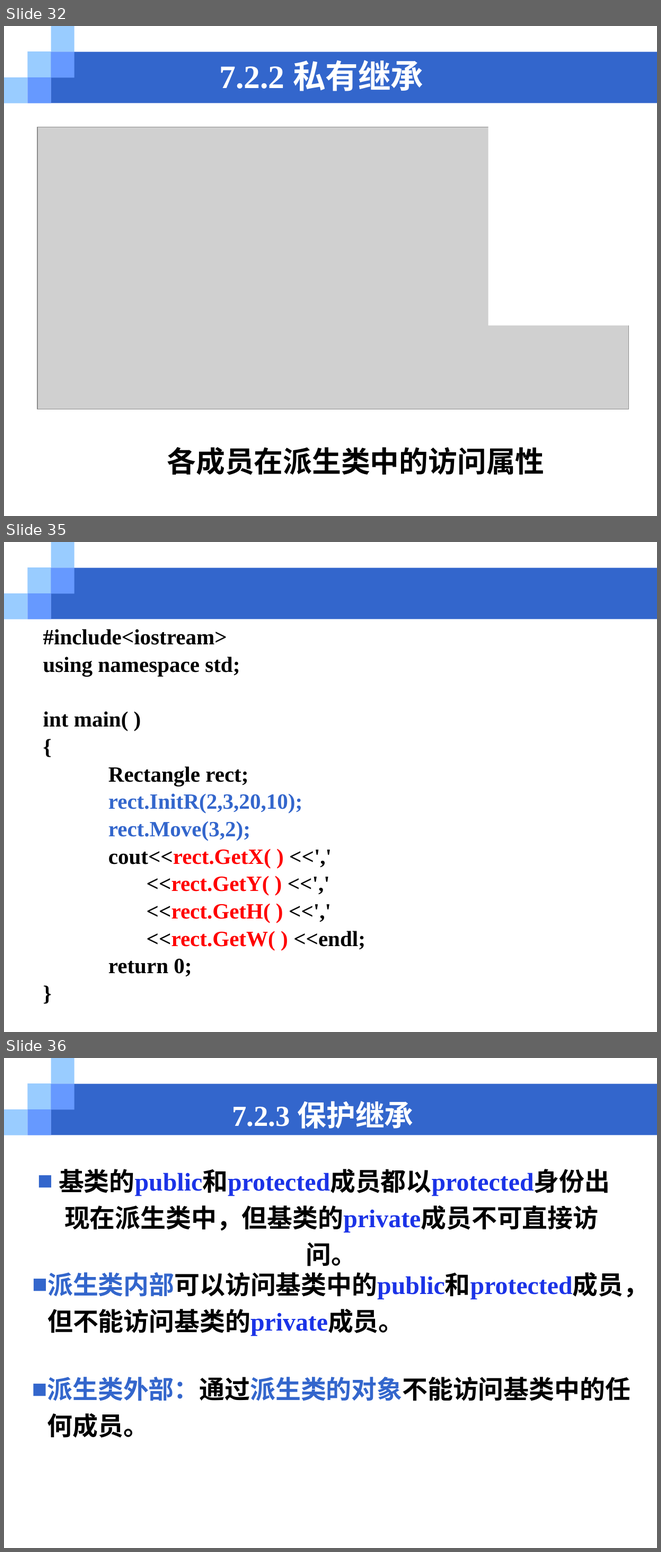
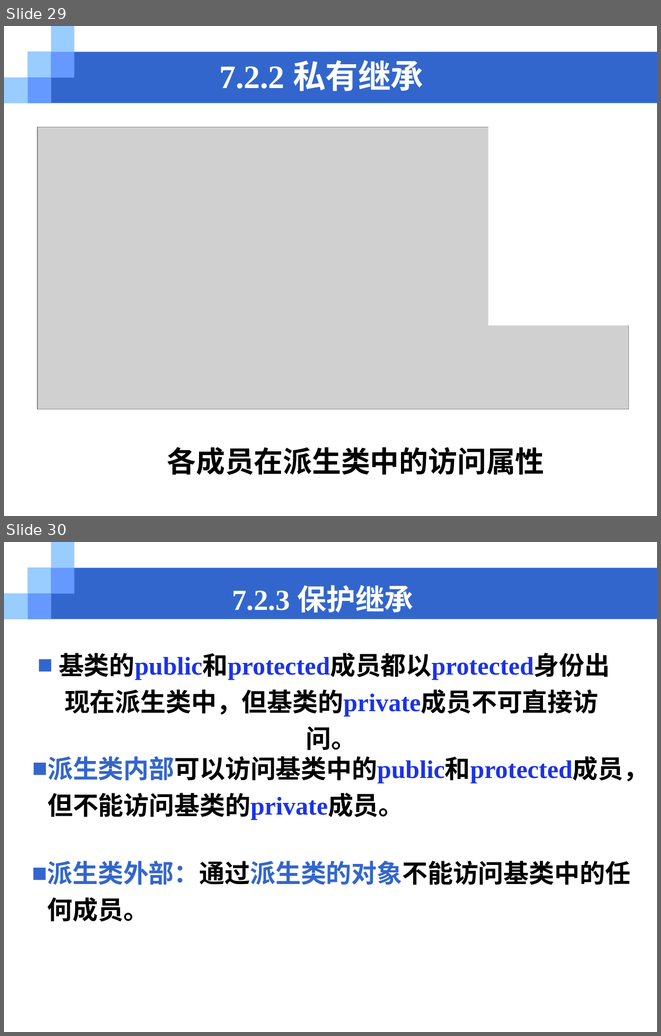
Before and after one commit to cugwhp/OOPCPP, a slide deck: 02.PPT/第7章 继承与派生/chapter7_1访问控制.ppt. Shown one above the other, each under a label of ours: slides 32, 35 and 36 before the commit, slides 29 and 30 after it; the slides between them are not shown. The pictures are 661x1552 and 661x1036 pixels, drawn with LibreOffice and Linux fonts; fonts in the diff are those of the drawing; grey boxes stand for pictures. Boxes give left, top, right and bottom in pixels: in the first picture for what was removed or moved away, otherwise in the second. Text is boxed around its words. In the diff, an @@ line names an element or a change of style, - is before the commit and + after.

```diff
--- a/02.PPT/第7章 继承与派生/chapter7_1访问控制.ppt
+++ b/02.PPT/第7章 继承与派生/chapter7_1访问控制.ppt
@@ slide 35 removed at (4,542,657,1032), background #FFFFFF; not listed: 6 template elements that a slide beside it also shows @@
@@ text removed at (43,629,365,977) @@
-#include<iostream>
-using namespace std;
-int main( )
-{
-Rectangle rect;
-rect.InitR(2,3,20,10);
-rect.Move(3,2);
-cout<<rect.GetX( ) <<','
-<<rect.GetY( ) <<','
-<<rect.GetH( ) <<','
-<<rect.GetW( ) <<endl;
-return 0;
-}
@@ what was slide 32 is now slide 29 @@
@@ what was slide 36 is now slide 30 @@
```
Also in this commit, not shown: 3 slides changed, 6 other slides removed, 40 other files.
